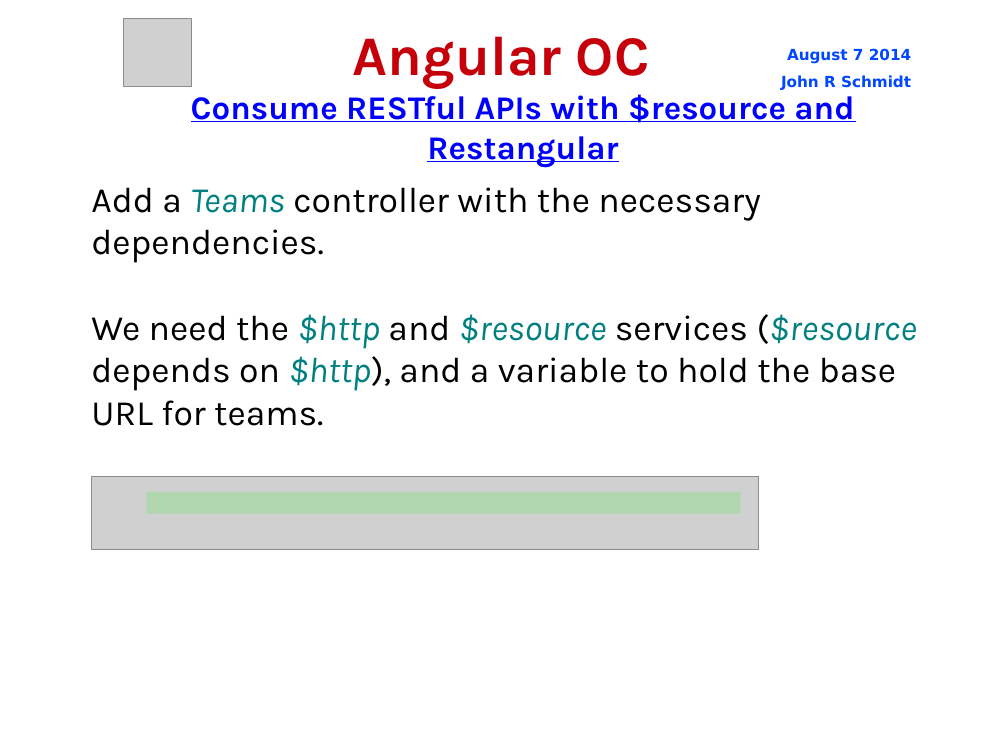
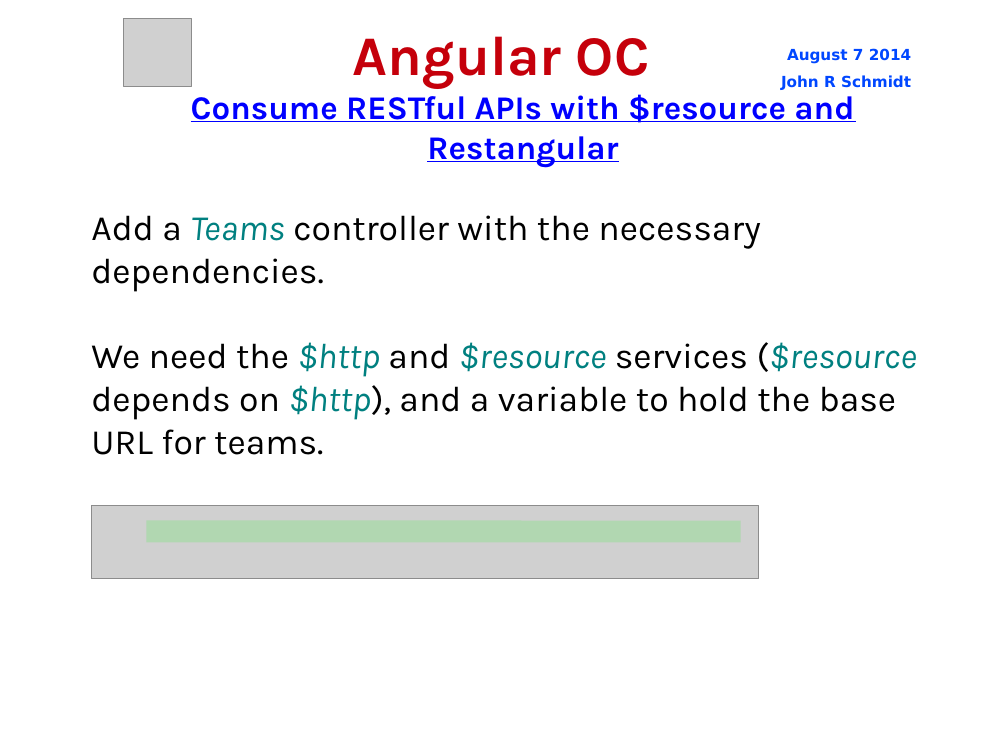
Before and after one commit to jrschmidt/fifa-angular-rest-demo, a slide deck: slide 27 of fifa.odp. Drawn at 1008x756 pixels with LibreOffice and Linux fonts; fonts in the diff are those of the drawing; grey boxes stand for pictures; background and template pictures are left out. Boxes give left, top, right and bottom in pixels: in the first picture for what was removed or moved away, otherwise in the second. Text is boxed around its words. In the diff, an @@ line names an element or a change of style, - is before the commit and + after.

```diff
--- a/fifa.odp
+++ b/fifa.odp
@@ 1 picture, 1 subtitle, 1 line: place and size @@
-1 picture, 1 subtitle, 1 line at <box>91,187,917,550</box>
+1 picture, 1 subtitle, 1 line at <box>91,215,917,579</box>
```
Also in this commit, not shown: 13 other slides changed, 5 slides added.
